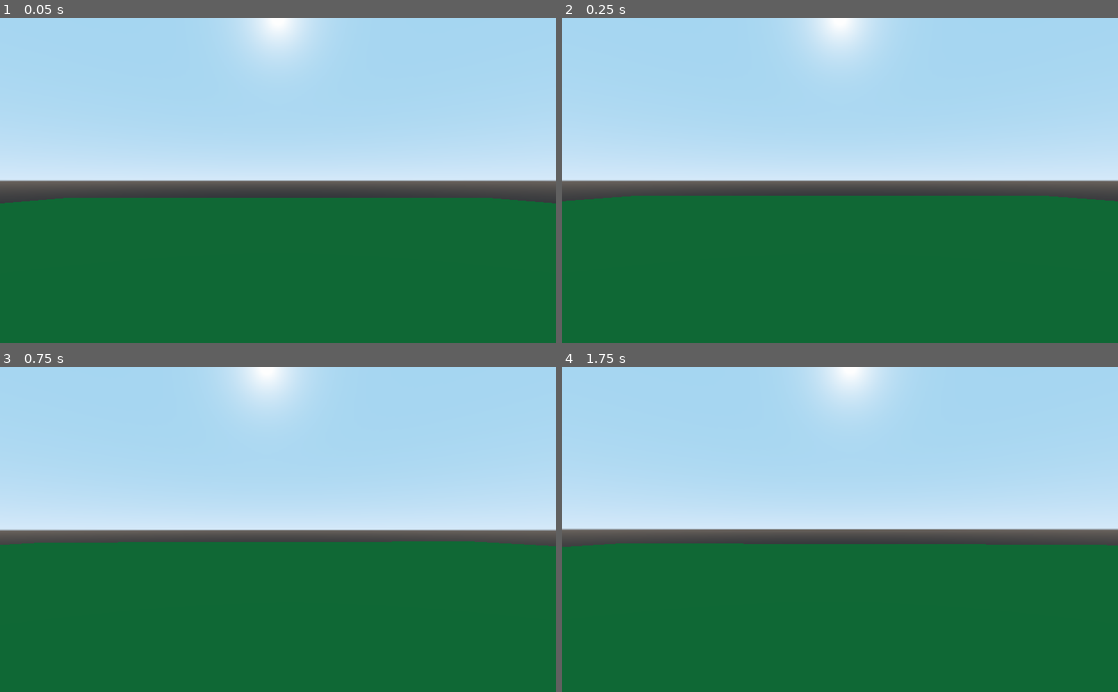
Above: before the commit, frames 1-4 (two rows, left to right).
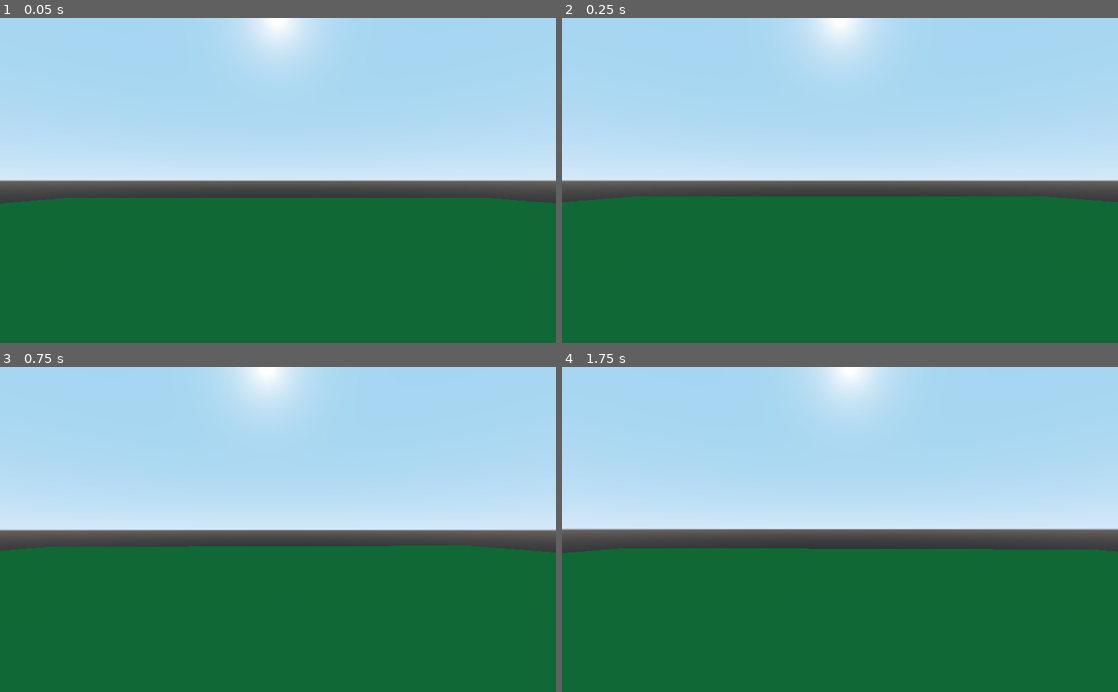
Above: after the commit, the same moments.

Repository: sudoaoki/gdgames-repo
Game: Godot game, scene res://Scenes/TestLevel.tscn
Two runs of this game, one before a commit and one after it. Both use one fixed random seed, a clock stepped at 60 frames per second and the inputs below.
Inputs (mouse positions are in pixels of both pictures, inside the frame that each line leads up to):
- Up to frame 1 (0.05 s): no input
- Up to frame 2 (0.25 s): no input
- Up to frame 3 (0.75 s): move the mouse to (305, 529) at 0.52 s; hold W (pforward) from 0.53 s (still down); tap E (placebuilding) at 0.6 s
- Up to frame 4 (1.75 s): keep holding W (pforward); tap Space (pjump) at 0.77, 1.52 s; move the mouse to (812, 529) at 1.27 s; tap E (placebuilding) at 1.35 s

Frame 1 is identical in both runs. In frame 2, 0.2% of the frame differs, in the area x 0-100%, y 54-57%; in frame 3, 1.4%; in frame 4, 1.5%, in the area x 0-100%, y 54-58%.

Commit message:
Major Update

Diff:
--- a/Survival Game/Player/PlayerMain.gd
+++ b/Survival Game/Player/PlayerMain.gd
@@ -15,14 +15,17 @@
 
 # Player Skills
 export var PLAYER_SKILLS = "------------------"
-export var woodcutting = 1
+export var woodcutting = 1 # Woodcutting skill level
 export var woodcutting_xp = 0
 export var woodcutting_xpmax = 500 # XP required to level up woodcutting
+export var mining = 1 # Mining skill level
+export var mining_xp = 0
+export var mining_xpmax = 500 # XP required to level up mining
 
-# Buildings
-var placable_buildings = {
-	"block": load("res://Scenes/BuildableStructures/BlockBuilding.tscn")
-}
+# Player Resources
+export var PLAYER_RESOURCES = "------------------"
+export var wood_logs = 10000
+export var stone_bricks = 10000
 
 
 
@@ -67,11 +70,6 @@
 		direction += transform.basis.x
 
 
-	# Building
-	if Input.is_action_just_pressed("placebuilding"):
-		var instance = placable_buildings["block"].instance()
-
-
 	direction = direction.normalized() # makes it so you don't move faster when going diagonally
 	h_velocity = h_velocity.linear_interpolate(direction * player_speed, h_acceleration * delta)
 	player_movement.z = h_velocity.z + gravity_vec.z
--- a/Survival Game/Scripts/TestLevel.gd
+++ b/Survival Game/Scripts/TestLevel.gd
@@ -4,6 +4,11 @@
 var placable_buildings = {
 	"block": load("res://Scenes/BuildableStructures/BlockBuilding.tscn")
 }
+var template_instance = placable_buildings["block"].instance()
+
+func _ready():
+	# Building if there
+	add_child(template_instance)
 
 
 
@@ -13,5 +18,10 @@
 	if Input.is_action_just_pressed("placebuilding"):
 		var instance = placable_buildings["block"].instance()
 		add_child(instance)
-		instance.translation = $Player/Head/BuildingPlacement.get_collision_point()
-		instance.translation.y = 0
+		instance.translation = $Player/Head/BuildingPlacement.get_collision_point() # placing the building where the BuildingPlacement hits the ground
+		instance.translation.y = 0 # Placing the building at ground height
+
+
+
+	template_instance.translation = $Player/Head/BuildingPlacement.get_collision_point()
+	template_instance.translation.y = 0
